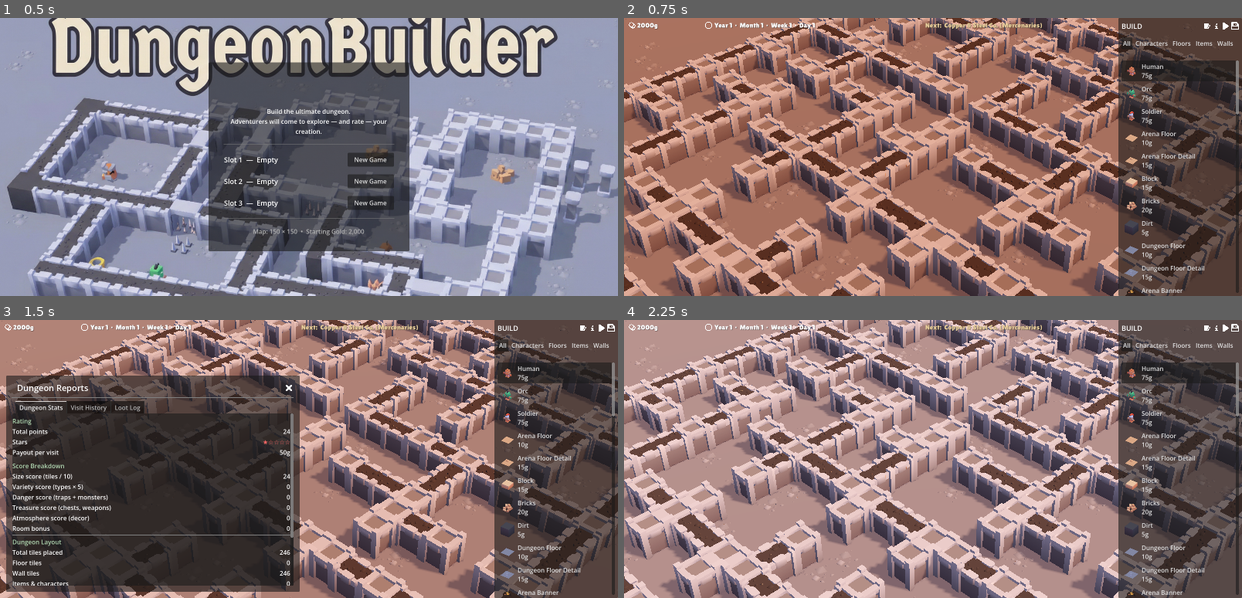
Above: before the commit, frames 1-4 (two rows, left to right).
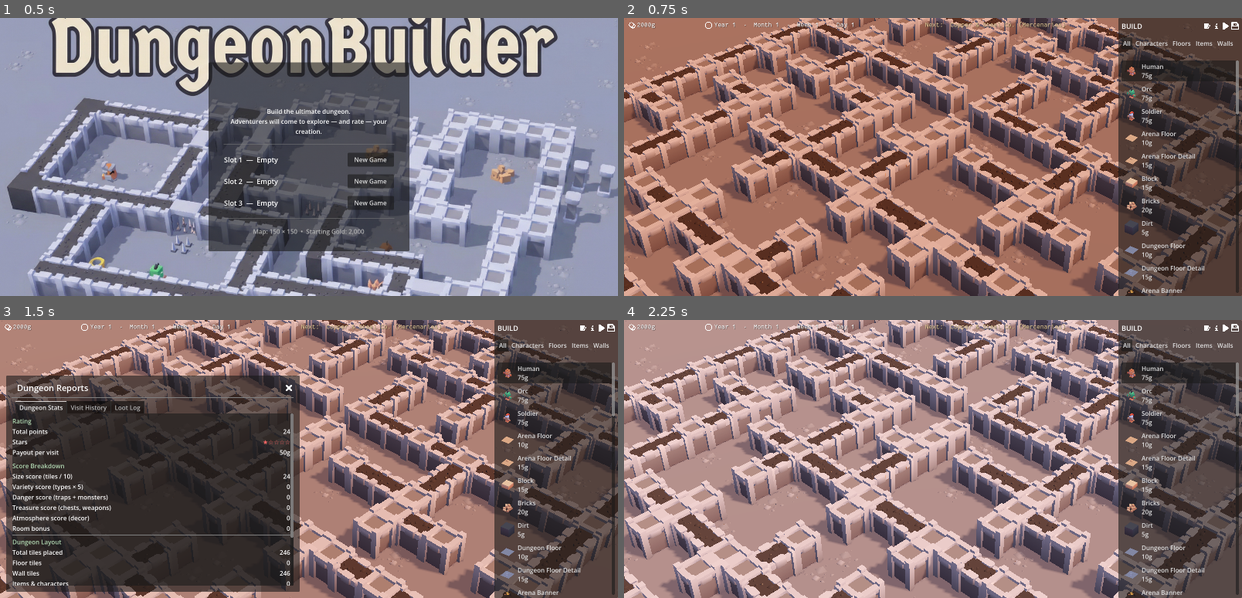
Above: after the commit, the same moments.

Repository: ronmurphy/DungeonBuilder
Game: Godot game, scene res://scenes/startup_dialog.tscn
Same seed, same stepped clock (60 frames per second), same inputs: the game is played once before the commit and once after it.
Inputs (mouse positions are in pixels of both pictures, inside the frame that each line leads up to):
- Up to frame 1 (0.5 s): no input
- Up to frame 2 (0.75 s): click "New Game" at 0.5 s
- Up to frame 3 (1.5 s): click (580, 328) at 1.27 s
- Up to frame 4 (2.25 s): click (914, 386) at 2.02 s

Frame 1 is identical in both runs. In frame 2, 0.6% of the frame differs, in the area x 2-72%, y 1-5%; in frame 3, 0.5%; in frame 4, 0.5%.

Commit message:
feat: Update font handling and fallback logic, add Nerd Font support

Diff:
--- a/project.godot
+++ b/project.godot
@@ -129,6 +129,10 @@
 ]
 }
 
+[gui]
+
+theme/default_font="res://fonts/FantasqueSansMNerdFont-Regular.ttf"
+
 [rendering]
 
 textures/vram_compression/import_etc2_astc=true
--- a/scenes/main.tscn
+++ b/scenes/main.tscn
@@ -8,6 +8,7 @@
 [ext_resource type="Script" uid="uid://dec71yx4xpg2c" path="res://scripts/view.gd" id="8_yovpv"]
 
 [ext_resource type="FontFile" uid="uid://d0cxd77jybrcn" path="res://fonts/lilita_one_regular.ttf" id="16_vlub6"]
+[ext_resource type="FontFile" path="res://fonts/FantasqueSansMNerdFont-Regular.ttf" id="34_fantasque"]
 [ext_resource type="Texture2D" uid="uid://bng0d1sou7c8a" path="res://sprites/coin.png" id="17_cjamx"]
 [ext_resource type="Texture2D" uid="uid://ciwbdik3tmxtp" path="res://sprites/instructions.png" id="22_pm3ni"]
 [ext_resource type="Script" path="res://scripts/building_picker.gd" id="25_picker"]
@@ -21,7 +22,7 @@
 [ext_resource type="Script" path="res://scripts/day_cycle.gd" id="33_daycycle"]
 
 [sub_resource type="LabelSettings" id="LabelSettings_q176i"]
-font = ExtResource("16_vlub6")
+font = ExtResource("34_fantasque")
 font_size = 18
 shadow_color = Color(0, 0, 0, 0.392157)
 
--- a/scripts/builder.gd
+++ b/scripts/builder.gd
@@ -394,41 +394,14 @@
 
 
 func _setup_font_fallback() -> void:
-	# Add Noto Emoji as a fallback so ★ ☆ 🏆 etc. render everywhere
+	# Add Noto Emoji as a fallback to the Nerd Font for any missing glyphs
+	var nerd_path := "res://fonts/FantasqueSansMNerdFont-Regular.ttf"
 	var emoji_path := "res://fonts/NotoEmoji-Regular.ttf"
-	if not ResourceLoader.exists(emoji_path):
-		push_warning("[Builder] Noto Emoji font not found at %s — emoji may not render" % emoji_path)
-		return
-	var emoji_font: FontFile = load(emoji_path)
-
-	# Add to the main font resource used by LabelSettings in the scene.
-	# Use load() which returns the cached resource instance shared with the scene.
-	var main_font_path := "res://fonts/lilita_one_regular.ttf"
-	if ResourceLoader.exists(main_font_path):
-		var main_font: FontFile = load(main_font_path)
-		if emoji_font not in main_font.fallbacks:
-			main_font.fallbacks.append(emoji_font)
-
-	# Also add to the LabelSettings font directly from existing UI labels,
-	# in case it's a different instance than what load() returns.
-	for label_node in [date_display, cash_display]:
-		if label_node and label_node.label_settings and label_node.label_settings.font:
-			var lbl_font = label_node.label_settings.font
-			if lbl_font is FontFile and emoji_font not in lbl_font.fallbacks:
-				lbl_font.fallbacks.append(emoji_font)
-
-	# Add to ThemeDB fallback font regardless of its type
-	var default_font := ThemeDB.fallback_font
-	if default_font != null:
-		if default_font is FontFile:
-			if emoji_font not in default_font.fallbacks:
-				default_font.fallbacks.append(emoji_font)
-		elif default_font is FontVariation and default_font.base_font is FontFile:
-			if emoji_font not in default_font.base_font.fallbacks:
-				default_font.base_font.fallbacks.append(emoji_font)
-		elif default_font is SystemFont:
-			if emoji_font not in default_font.fallbacks:
-				default_font.fallbacks.append(emoji_font)
+	if ResourceLoader.exists(nerd_path) and ResourceLoader.exists(emoji_path):
+		var nerd_font: FontFile = load(nerd_path)
+		var emoji_font: FontFile = load(emoji_path)
+		if emoji_font not in nerd_font.fallbacks:
+			nerd_font.fallbacks.append(emoji_font)
 
 
 func _process(delta):
--- a/scripts/startup_dialog.gd
+++ b/scripts/startup_dialog.gd
@@ -8,22 +8,17 @@
 
 
 func _setup_emoji_fallback() -> void:
+	# Nerd Font has built-in icon/emoji glyphs — set as default fallback
+	var nerd_path := "res://fonts/FantasqueSansMNerdFont-Regular.ttf"
+	if not ResourceLoader.exists(nerd_path):
+		return
+	var nerd_font: FontFile = load(nerd_path)
+	# Also add Noto Emoji as a second fallback for any glyphs the Nerd Font misses
 	var emoji_path := "res://fonts/NotoEmoji-Regular.ttf"
-	if not ResourceLoader.exists(emoji_path):
-		return
-	var emoji_font: FontFile = load(emoji_path)
-	# Add to the main game font so all labels pick it up
-	var main_path := "res://fonts/lilita_one_regular.ttf"
-	if ResourceLoader.exists(main_path):
-		var main_font: FontFile = load(main_path)
-		if emoji_font not in main_font.fallbacks:
-			main_font.fallbacks.append(emoji_font)
-	# Add to ThemeDB so dynamically created labels also get it
-	var default_font := ThemeDB.fallback_font
-	if default_font is FontFile and emoji_font not in default_font.fallbacks:
-		default_font.fallbacks.append(emoji_font)
-	elif default_font is SystemFont and emoji_font not in default_font.fallbacks:
-		default_font.fallbacks.append(emoji_font)
+	if ResourceLoader.exists(emoji_path):
+		var emoji_font: FontFile = load(emoji_path)
+		if emoji_font not in nerd_font.fallbacks:
+			nerd_font.fallbacks.append(emoji_font)
 
 
 func _build_ui() -> void:
Binary file added: fonts/FantasqueSansMNerdFont-Regular.ttf
Not shown, added: fonts/FantasqueSansMNerdFont-Regular.ttf.import
Not shown: 1 places in scenes/main.tscn that only renumber resources
Not shown, changed: Builds/Web/DungeonBuilder.html
Not shown, changed: Builds/Web/DungeonBuilder.pck
